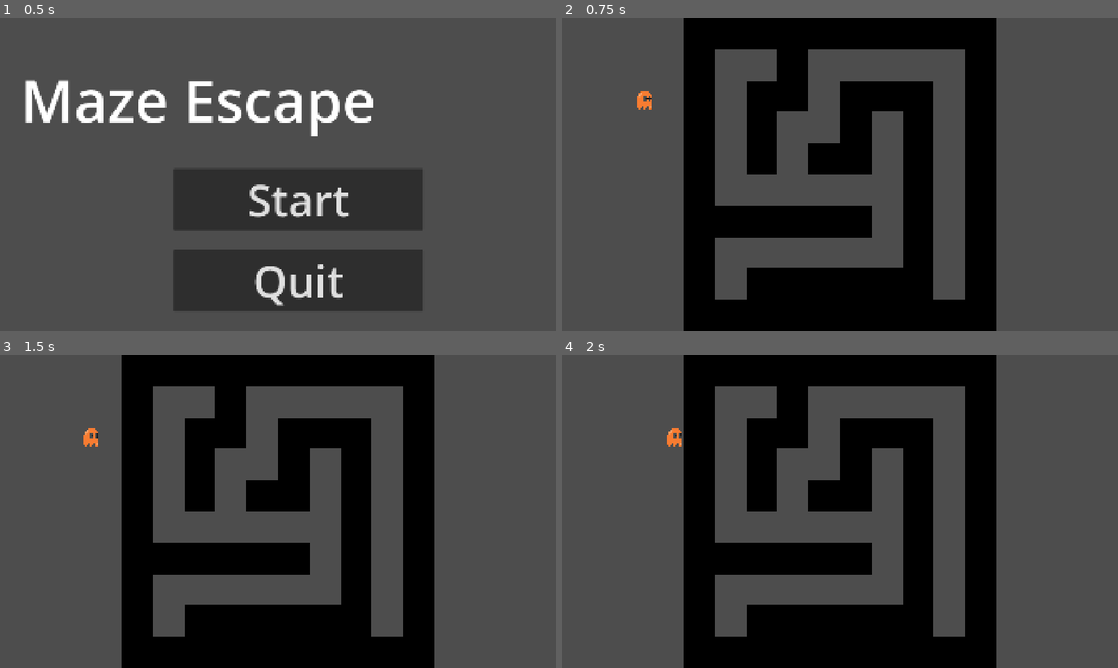
Above: before the commit, frames 1-4 (two rows, left to right).
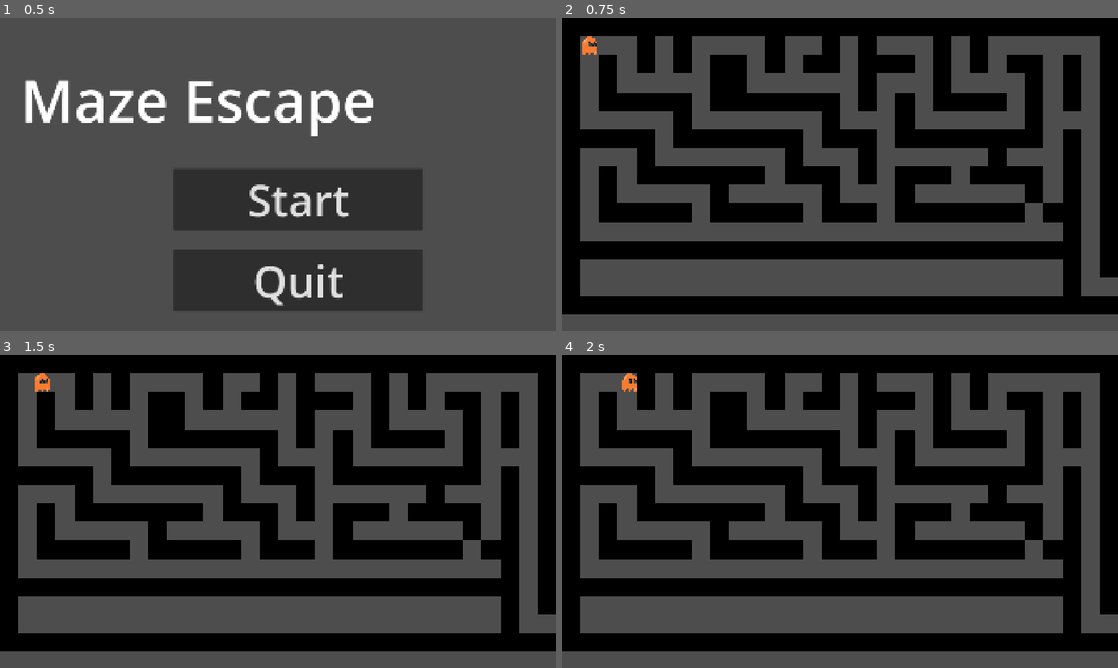
Above: after the commit, the same moments.

Repository: goriant-studio/goriant-games-oss
Game: Godot game, scene res://main_game.tscn
Same seed, same stepped clock (60 frames per second), same inputs: the game is played once before the commit and once after it.
Inputs:
- Up to frame 1 (0.5 s): no input
- Up to frame 2 (0.75 s): click "Start" at 0.5 s
- Up to frame 3 (1.5 s): tap Enter at 1.25 s; hold D (move_right) from 1.28 s (still down)
- Up to frame 4 (2 s): keep holding D (move_right)

Frame 1 is identical in both runs. In frame 2, 52% of the frame differs, in the area x 0-100%, y 0-100%; in frame 3, 52%; in frame 4, 52%.

Commit message:
add player spawn system and maze-based positioning

Diff:
--- a/godot4/maze-escape/Main.tscn
+++ b/godot4/maze-escape/Main.tscn
@@ -1,26 +1,10 @@
-[gd_scene load_steps=5 format=3 uid="uid://ch28stkxa6veq"]
+[gd_scene load_steps=3 format=3 uid="uid://ch28stkxa6veq"]
 
-[ext_resource type="Script" uid="uid://gqoyllks8mki" path="res://player.gd" id="1_0xm2m"]
-[ext_resource type="Texture2D" uid="uid://dxdnt2gd0cvfo" path="res://assets/main.png" id="1_ig7tw"]
+[ext_resource type="Script" uid="uid://ctl44mga11lc7" path="res://main.gd" id="1_0xm2m"]
 [ext_resource type="Script" uid="uid://cg3imn3cdy1rx" path="res://maze.gd" id="3_h2yge"]
 
-[sub_resource type="CapsuleShape2D" id="CapsuleShape2D_0xm2m"]
-radius = 28.0
-height = 76.0
-
 [node name="MainGame" type="Node2D"]
-
-[node name="Player" type="CharacterBody2D" parent="."]
-position = Vector2(286, 287)
 script = ExtResource("1_0xm2m")
-
-[node name="Sprite2D" type="Sprite2D" parent="Player"]
-position = Vector2(-0.60000306, -4.399994)
-scale = Vector2(0.1, 0.11)
-texture = ExtResource("1_ig7tw")
-
-[node name="CollisionShape2D" type="CollisionShape2D" parent="Player"]
-shape = SubResource("CapsuleShape2D_0xm2m")
 
 [node name="Maze" type="Node2D" parent="."]
 script = ExtResource("3_h2yge")
--- /dev/null
+++ b/godot4/maze-escape/main.gd
@@ -0,0 +1,21 @@
+# main.gd
+extends Node2D
+
+const PLAYER_SCENE := preload("res://Player.tscn")
+
+@onready var maze: Node2D = $Maze
+var player: Node2D
+
+func _ready():
+	spawn_player_at(Vector2i(1, 1))
+
+
+func spawn_player_at(cell: Vector2i):
+	player = PLAYER_SCENE.instantiate()
+	add_child(player)
+
+	var world_pos = maze.cell_to_world(cell)
+	player.global_position = world_pos
+
+	# truyền maze reference
+	player.maze = maze
--- a/godot4/maze-escape/maze.gd
+++ b/godot4/maze-escape/maze.gd
@@ -1,28 +1,34 @@
 extends Node2D
 
-# Fit maze height to 1080p screen (10 rows → 108px each)
-@export var tile_size: int = 108
+# Fit maze height to 1080p screen (30 cols -> 16 rows → 64px each)
+@export var tile_size: int = 64
 
 var walls_parent: Node2D
 var wall_texture: Texture2D
 
-var maze_10x10 = [
-	[1,1,1,1,1,1,1,1,1,1],
-	[1,0,0,1,0,0,0,0,0,1],
-	[1,0,1,1,0,1,1,1,0,1],
-	[1,0,1,0,0,1,0,1,0,1],
-	[1,0,1,0,1,1,0,1,0,1],
-	[1,0,0,0,0,0,0,1,0,1],
-	[1,1,1,1,1,1,0,1,0,1],
-	[1,0,0,0,0,0,0,1,0,1],
-	[1,0,1,1,1,1,1,1,0,1],
-	[1,1,1,1,1,1,1,1,1,1],
+var maze_30x16 := [
+	[1,1,1,1,1,1,1,1,1,1,1,1,1,1,1,1,1,1,1,1,1,1,1,1,1,1,1,1,1,1],
+	[1,0,0,0,1,0,1,0,0,0,0,1,0,0,1,0,1,0,0,0,1,0,1,0,0,0,0,0,0,1],
+	[1,0,1,0,1,0,1,0,1,1,0,1,0,1,1,0,1,1,1,0,1,0,1,0,1,1,0,1,0,1],
+	[1,0,1,0,0,0,0,0,1,1,0,0,0,0,0,0,1,0,0,0,1,0,0,0,0,1,0,1,0,1],
+	[1,0,1,1,1,1,1,0,1,1,1,1,1,1,1,0,1,0,1,0,1,1,1,1,0,1,0,1,0,1],
+	[1,0,0,0,0,0,1,0,0,0,0,0,0,0,1,0,0,0,1,0,0,0,0,0,0,1,0,0,0,1],
+	[1,1,1,1,1,0,1,1,1,1,1,1,1,0,1,1,1,0,1,1,1,1,1,1,1,1,0,1,0,1],
+	[1,0,0,0,1,0,0,0,0,0,0,0,1,0,0,0,1,0,0,0,0,0,0,1,0,0,0,1,0,1],
+	[1,0,1,0,1,1,1,1,1,1,1,0,1,1,1,0,1,0,1,1,1,0,1,1,1,1,0,1,0,1],
+	[1,0,1,0,0,0,0,0,1,0,0,0,0,0,1,0,0,0,1,0,0,0,0,0,0,1,0,1,0,1],
+	[1,0,1,1,1,1,1,0,1,1,1,1,1,0,1,1,1,0,1,1,1,1,1,1,1,0,1,1,0,1],
+	[1,0,0,0,0,0,0,0,0,0,0,0,0,0,0,0,0,0,0,0,0,0,0,0,0,0,0,1,0,1],
+	[1,1,1,1,1,1,1,1,1,1,1,1,1,1,1,1,1,1,1,1,1,1,1,1,1,1,1,1,0,1],
+	[1,0,0,0,0,0,0,0,0,0,0,0,0,0,0,0,0,0,0,0,0,0,0,0,0,0,0,1,0,1],
+	[1,0,0,0,0,0,0,0,0,0,0,0,0,0,0,0,0,0,0,0,0,0,0,0,0,0,0,1,0,0],
+	[1,1,1,1,1,1,1,1,1,1,1,1,1,1,1,1,1,1,1,1,1,1,1,1,1,1,1,1,1,1]
 ]
 
 
 func _ready():
-	# Auto-center maze based on screen size
-	_center_maze()
+	# Draw maze at beginning
+	position = Vector2(0,0)
 
 	# Create parent for walls
 	walls_parent = get_node_or_null("Walls")
@@ -35,18 +41,7 @@
 	wall_texture = create_solid_color_texture(tile_size, tile_size, Color.BLACK)
 
 	# Build maze
-	generate_walls(maze_10x10)
-
-
-func _center_maze():
-	var screen_size = get_viewport_rect().size
-	var maze_size = tile_size * 10  # 10x10 maze
-
-	# Center inside the screen
-	position = Vector2(
-		(screen_size.x - maze_size) / 2,
-		(screen_size.y - maze_size) / 2
-	)
+	generate_walls(maze_30x16)
 
 
 func generate_walls(grid):
@@ -89,3 +84,10 @@
 	var img := Image.create(width, height, false, Image.FORMAT_RGBA8)
 	img.fill(color)  # faster than set_pixel loops
 	return ImageTexture.create_from_image(img)
+
+
+func cell_to_world(cell: Vector2i) -> Vector2:
+	return Vector2(
+		cell.x * tile_size + tile_size * 0.5,
+		cell.y * tile_size + tile_size * 0.5
+	)
--- a/godot4/maze-escape/player.gd
+++ b/godot4/maze-escape/player.gd
@@ -1,6 +1,14 @@
+# player.gd
 extends CharacterBody2D
 
-@export var speed: float = 150.0
+@export var speed: float = 250.0
+
+# Optional: reference đến Maze nếu main gán vào
+var maze: Node2D
+
+func set_maze(m):
+	maze = m
+
 
 func _physics_process(delta: float) -> void:
 	var input_vector := Vector2.ZERO
--- /dev/null
+++ b/godot4/maze-escape/player.tscn
@@ -0,0 +1,17 @@
+[gd_scene load_steps=3 format=3 uid="uid://bajcb45511uht"]
+
+[ext_resource type="Script" uid="uid://gqoyllks8mki" path="res://player.gd" id="1_onrkg"]
+[ext_resource type="Texture2D" uid="uid://dxdnt2gd0cvfo" path="res://assets/main.png" id="2_i3pqv"]
+
+[node name="Player" type="CharacterBody2D"]
+script = ExtResource("1_onrkg")
+
+[node name="Sprite2D" type="Sprite2D" parent="."]
+position = Vector2(-0.60000306, -4.399994)
+scale = Vector2(0.1, 0.11)
+texture = ExtResource("2_i3pqv")
+
+[node name="CollisionPolygon2D" type="CollisionPolygon2D" parent="."]
+position = Vector2(-1, 0)
+build_mode = 1
+polygon = PackedVector2Array(-24, 24, -25, -13, -15, -30, 1, -35, 14, -30, 23, -20, 26, -5, 26, 19, 18, 28, 0, 26, -17, 28)
Not shown, added: godot4/maze-escape/main.gd.uid
